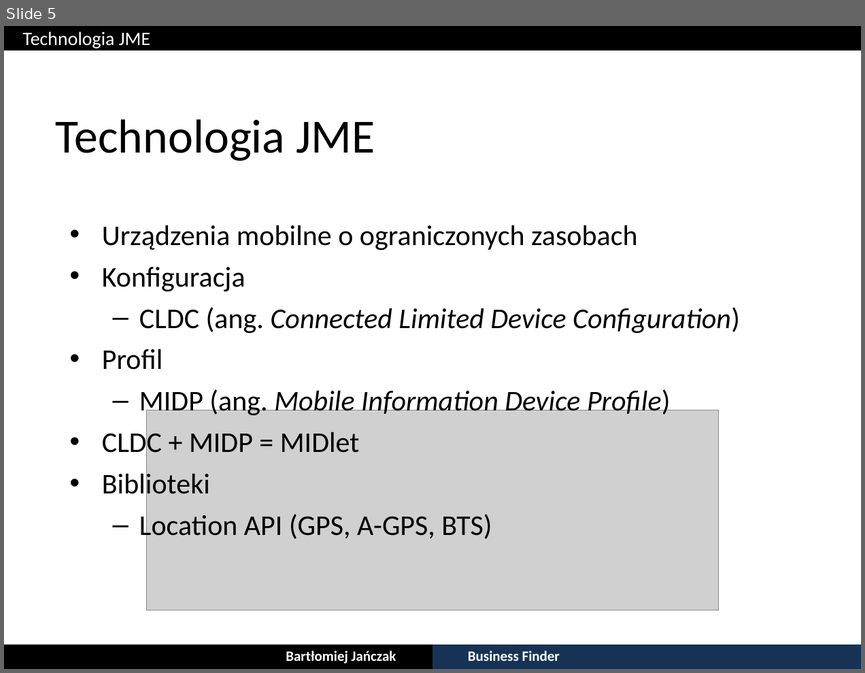
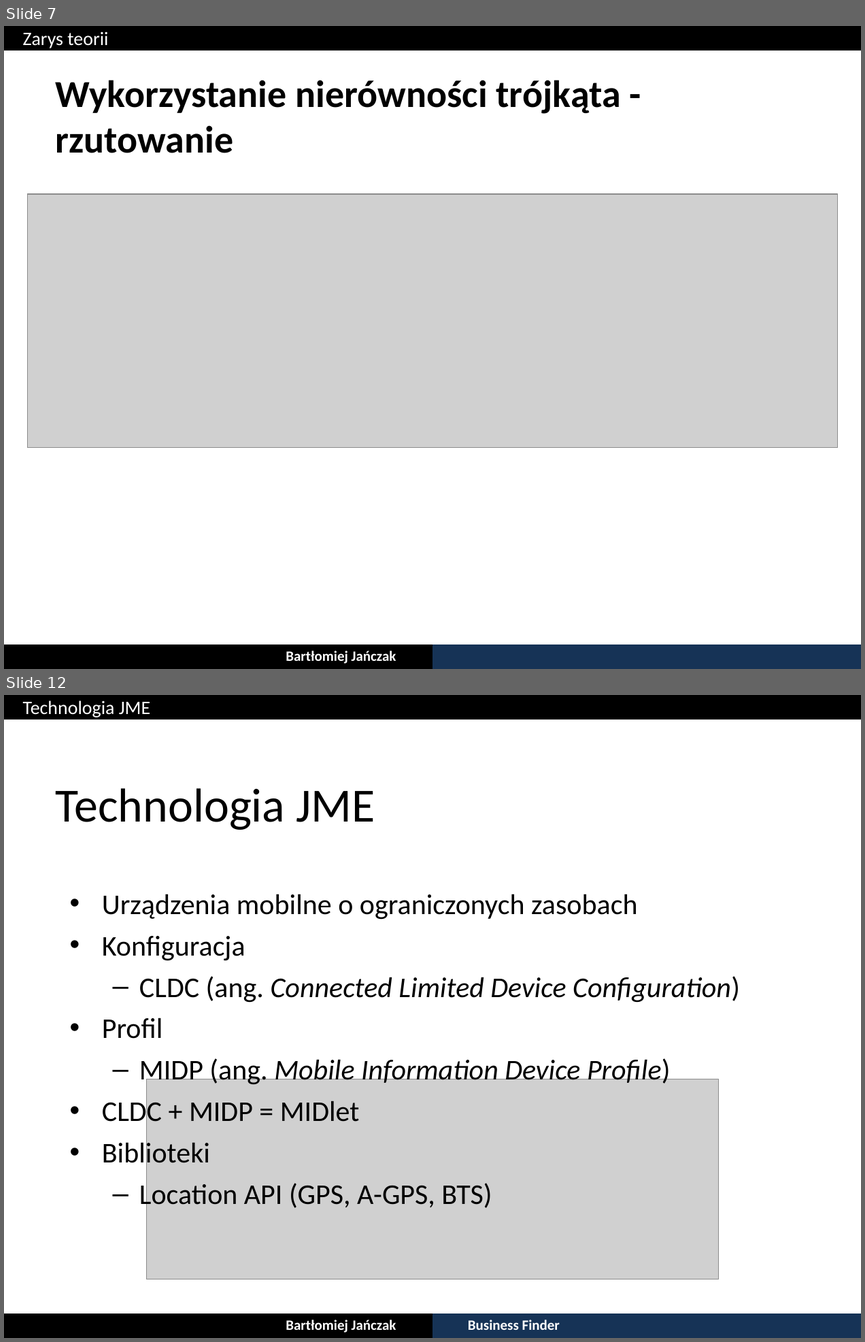
Before and after one commit to bjanczak/mgr, a slide deck: documents/prezentacja/Bartlomiej_Janczak_22_06_2013.ppt. Shown one above the other, each under a label of ours: slide 5 before the commit, slides 7 and 12 after it; the slides between them are not shown. The pictures are 865x673 and 865x1342 pixels, drawn with LibreOffice and Linux fonts; fonts in the diff are those of the drawing; grey boxes stand for pictures. Boxes give left, top, right and bottom in pixels: in the first picture for what was removed or moved away, otherwise in the second. Text is boxed around its words. In the diff, an @@ line names an element or a change of style, - is before the commit and + after.

```diff
--- a/documents/prezentacja/Bartlomiej_Janczak_22_06_2013.ppt
+++ b/documents/prezentacja/Bartlomiej_Janczak_22_06_2013.ppt
@@ slide 7 added at (x1=4, y1=26, x2=861, y2=669), background #FFFFFF @@
@@ rectangle added at (x1=4, y1=26, x2=861, y2=50), fill #000000 @@
@@ text added at (x1=23, y1=31, x2=108, y2=48), 16 pt, text #FFFFFF @@
+Zarys teorii
@@ title added at (x1=56, y1=80, x2=621, y2=153), 32 pt, text #000000, bold @@
+Wykorzystanie nierówności trójkąta - rzutowanie
@@ picture added at (x1=27, y1=194, x2=838, y2=448) @@
@@ rectangle added at (x1=4, y1=645, x2=432, y2=669), fill #000000 @@
@@ text added at (x1=286, y1=650, x2=396, y2=663), 12 pt, text #FFFFFF, bold @@
+Bartłomiej Jańczak
@@ rectangle added at (x1=432, y1=645, x2=861, y2=669), fill #163356 @@
@@ what was slide 5 is now slide 12 @@
```
Also in this commit, not shown: 4 slides changed, 6 other slides added.
